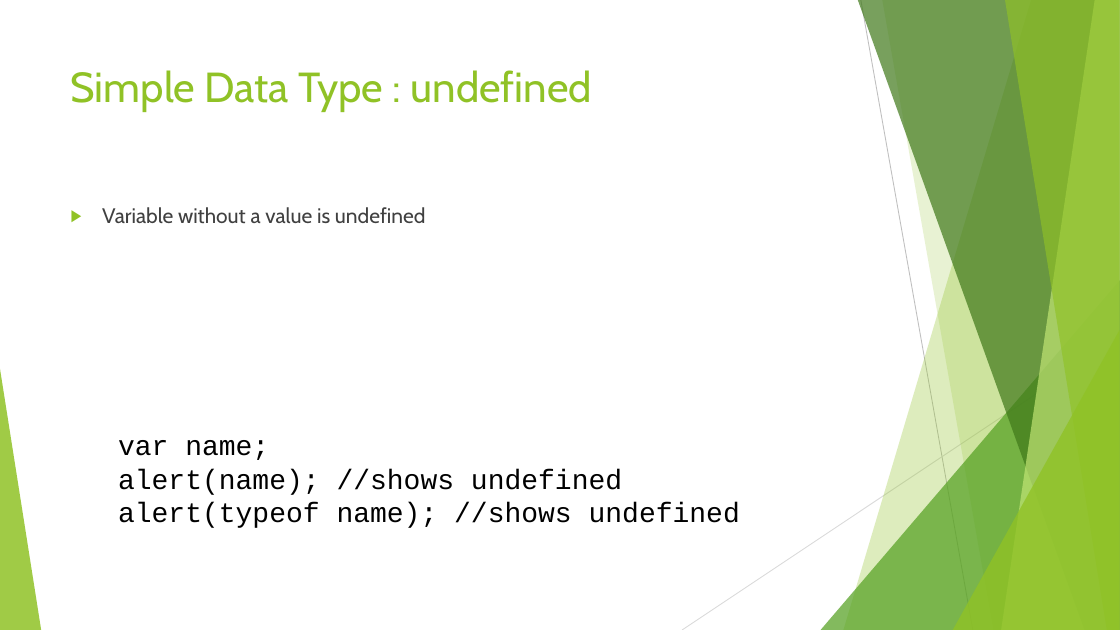
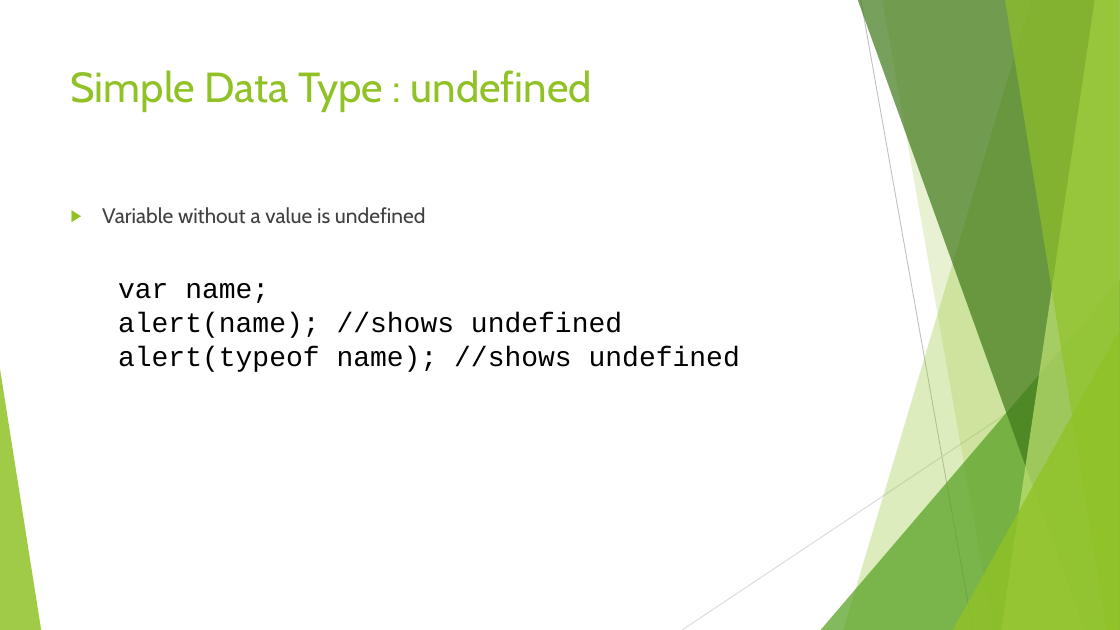
Before and after one commit to jeffxor/prototypes, a slide deck: slide 8 of doc/Javascript.Objects.pptx. Drawn at 1120x630 pixels with LibreOffice and Linux fonts; fonts in the diff are those of the drawing; background and template pictures are left out. Boxes give left, top, right and bottom in pixels: in the first picture for what was removed or moved away, otherwise in the second. Text is boxed around its words. In the diff, an @@ line names an element or a change of style, - is before the commit and + after.

```diff
--- a/doc/Javascript.Objects.pptx
+++ b/doc/Javascript.Objects.pptx
@@ text "var name;" moved from (x1=118, y1=440, x2=740, y2=528) to (x1=118, y1=283, x2=740, y2=372) @@
```
Also in this commit, not shown: 5 other slides changed, 4 slides added, 4 other files.
